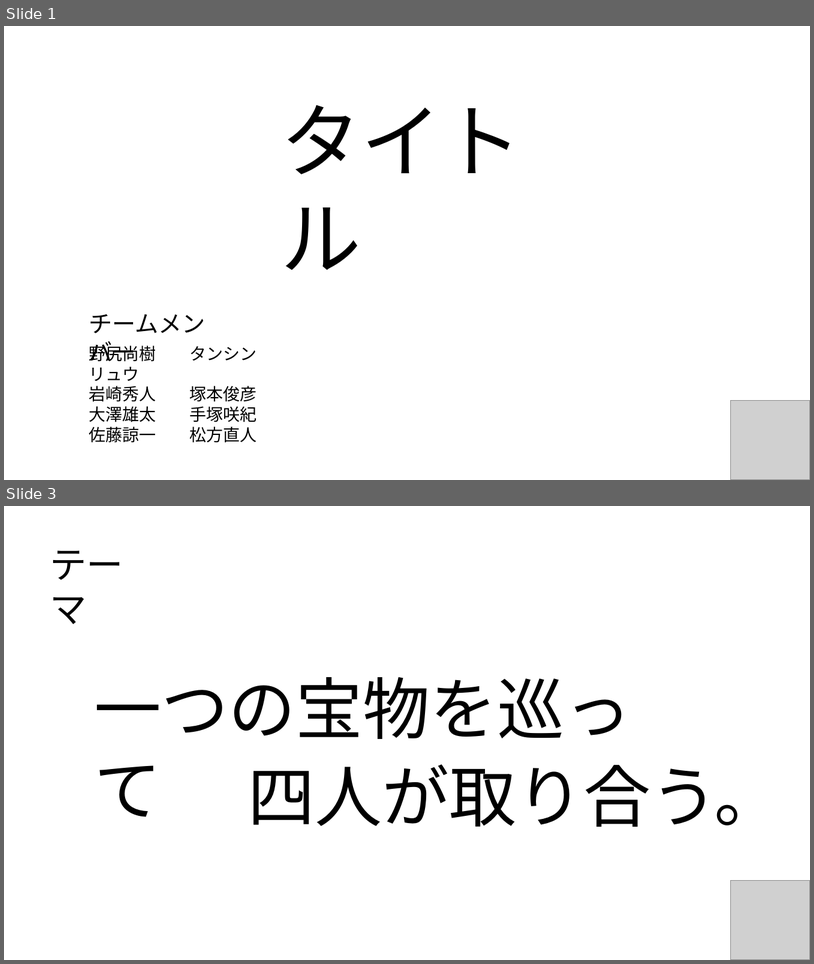
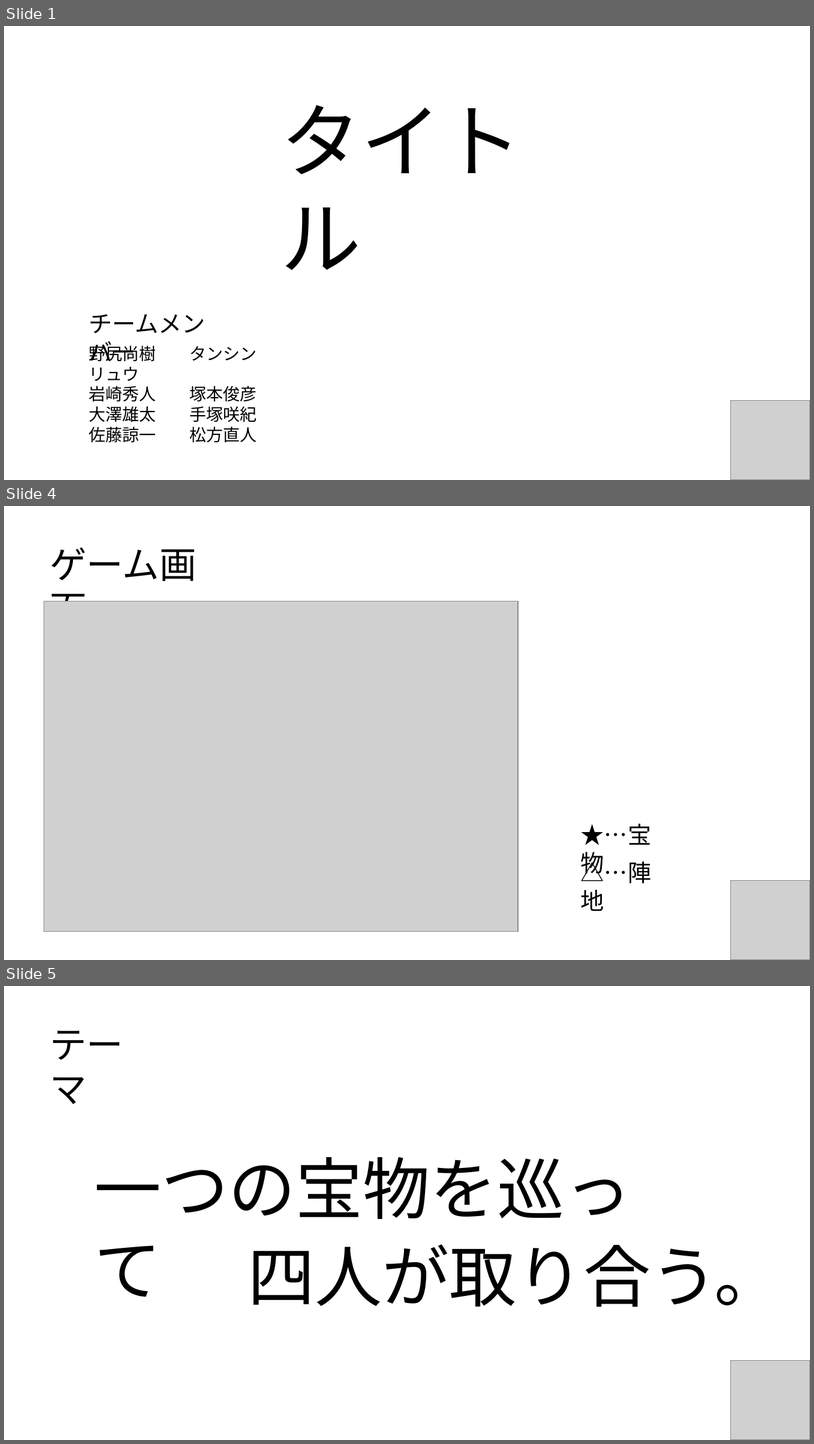
Before and after one commit to CaseStudyG18/master, a slide deck: G18_プレゼン用PWP.pptx. Shown one above the other, each under a label of ours: slides 1 and 3 before the commit, slides 1, 4 and 5 after it; the slides between them are not shown. The pictures are 814x964 and 814x1444 pixels, drawn with LibreOffice and Linux fonts; fonts in the diff are those of the drawing; grey boxes stand for pictures. Boxes give left, top, right and bottom in pixels: in the first picture for what was removed or moved away, otherwise in the second. Text is boxed around its words. In the diff, an @@ line names an element or a change of style, - is before the commit and + after.

```diff
--- a/G18_プレゼン用PWP.pptx
+++ b/G18_プレゼン用PWP.pptx
@@ slide 4 added at box(4, 506, 810, 960), background #FFFFFF @@
@@ text added at box(50, 547, 197, 601), 44 pt, text #000000 @@
+ゲーム画面
@@ picture added at box(44, 601, 519, 931) @@
@@ text added at box(581, 823, 651, 878), 28 pt, text #000000 @@
+★…宝物
@@ text added at box(581, 857, 651, 911), 28 pt, text #000000 @@
+△…陣地
@@ picture added at box(731, 880, 810, 960) @@
@@ what was slide 3 is now slide 5 @@
```
Also in this commit, not shown: 2 slides changed, 2 other slides added, 1 slide removed, 1 other file.
